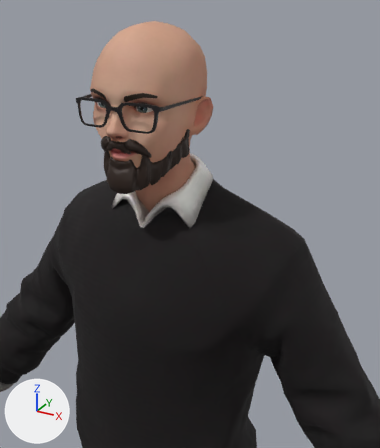
A saved change to the glTF model frontend/public/models/674a4cb0565cd4473b6688b9.glb.
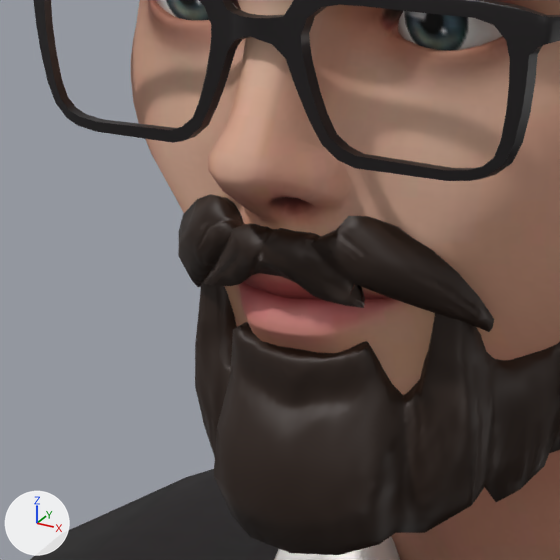
There are two pictures of each version: one from a 50 mm lens placed at (0.444, -0.713, 1.871), pointed at (0.1, -0.087, 1.558), one close up on the part from 19% to 43% of the width and 23% to 43% of the height. The lights are fixed; the arrows at lower left show +X, +Y and +Z. Vertices at the same position are counted once.

Objects in the first close-up: 'EyeLeft', 'EyeRight', 'Wolf3D_Beard', 'Wolf3D_Glasses', 'Wolf3D_Head', 'Wolf3D_Outfit_Top'.
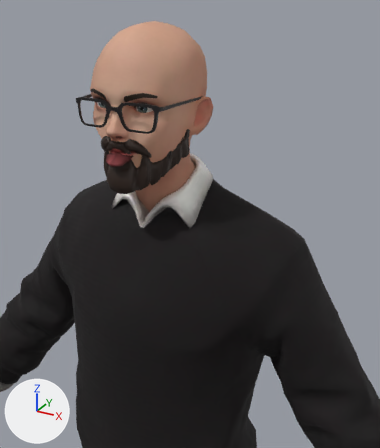
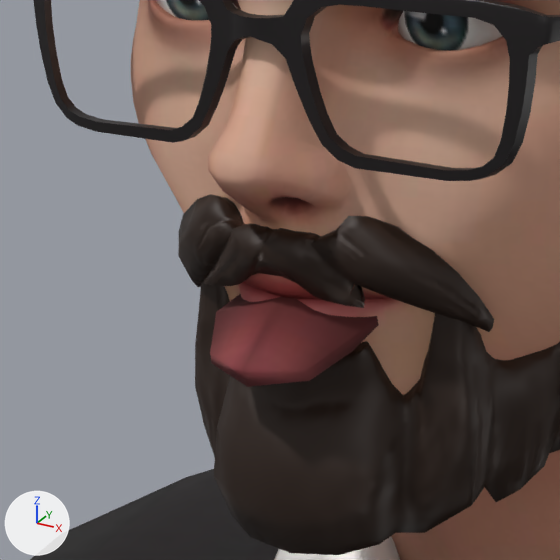
The newer file adds a shape key; the second version is drawn at full value of the shape key 'tongueOut' of 'Wolf3D_Teeth', and the change is written as the vertex moves it makes.

The change, as a list of edits to the scene's bpy script:
```text
Change me_wolf3d_teeth:
    used by ob_wolf3d_teeth; location = (0.0, 0.0, 0.0)
    remove me_wolf3d_teeth.from_pydata(...)  # 77 vertices, 100 faces; spans x -0.0271..0.0271, y -0.1149..-0.05, z 1.645..1.6798
    add me_wolf3d_teeth.from_pydata(...)  # 77 vertices, 100 faces; spans x -0.0271..0.0271, y -0.1368..-0.0738, z 1.6445..1.6798
    me_wolf3d_teeth part 1: 17 of 77 vertices moved; they spanned x -0.0197..0.0197, y -0.0996..-0.05, z 1.6566..1.6679 and now span x -0.0197..0.0197, y -0.1368..-0.0829, z 1.6445..1.6673; mean shift (0.0, -0.0373, -0.0065); largest move (0.0, -0.0785, 1.6668) -> (0.0, -0.1214, 1.661)
```

Pixel boxes [x1, y1, x2, y2] of what changed, in the close-ups (560 x 560 px):
'Wolf3D_Teeth', reshaped (not visible before)
    after: [210, 294, 379, 387]
